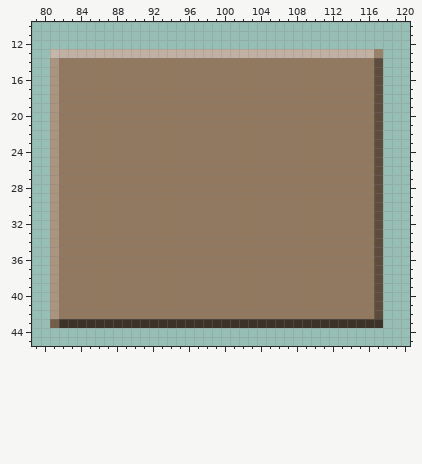
Two versions of one sprite sheet, res/CaveStaminaUp.png. Above is the file before it was changed.
The file is 200x150 pixels. Colours within 5 levels of each other are drawn and written as one. Shown: x 79..120, y 10..45.
After the commit:
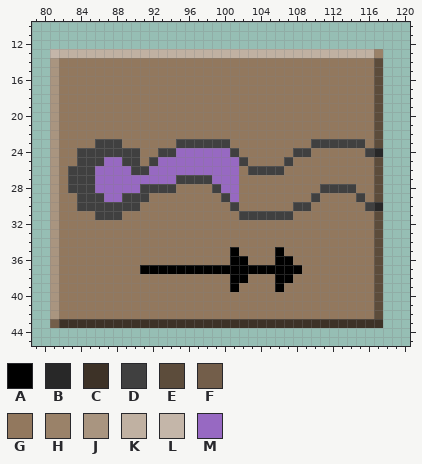
Palette (. is transparent): A #000000  B #282828  C #3d3227  D #404040  E #5c4c3b  F #735e4a  G #92785e  H #9a8269  J #a99580  K #c0b1a2  L #c4b6a9  M #9769c2
What changed:
The author changed colour G to colour A in row 35 at x 101 and 106; in row 36 at x 101 to 102 and 106 to 107; in row 37 at x 91 to 108; in row 38 at x 101 to 102 and 106 to 107; in row 39 at x 101 and 106.
The author changed colour E to colour B in row 24 at x 117; in row 30 at x 117.
The author changed colour G to colour D in row 23 at x 86 to 88, 95 to 100 and 110 to 115; in row 24 at x 84 to 90, 93 to 94, 101, 108 to 109 and 116; in row 25 at x 84 to 86, 89 to 90, 92, 102 and 107; in row 26 at x 83 to 85, 90 to 91 and 103 to 106; in row 27 at x 83 to 85 and 95 to 98; in row 28 at x 83 to 85, 91 to 94, 99 and 111 to 114.
The author changed colour G to colour D in row 29 at x 84 to 86, 89 to 91, 100, 110 and 115; in row 30 at x 84 to 90, 101, 108 to 109 and 116; in row 31 at x 86 to 88 and 102 to 107.
The author changed colour G to colour M in row 24 at x 95 to 100; in row 25 at x 87 to 88 and 93 to 101; in row 26 at x 86 to 89 and 92 to 101; in row 27 at x 86 to 94 and 99 to 101; in row 28 at x 86 to 90 and 100 to 101; in row 29 at x 87 to 88 and 101.
Where, in picture pixels (left, top, right, bottom), the same in both pictures:
changed: (68, 139, 383, 292)
